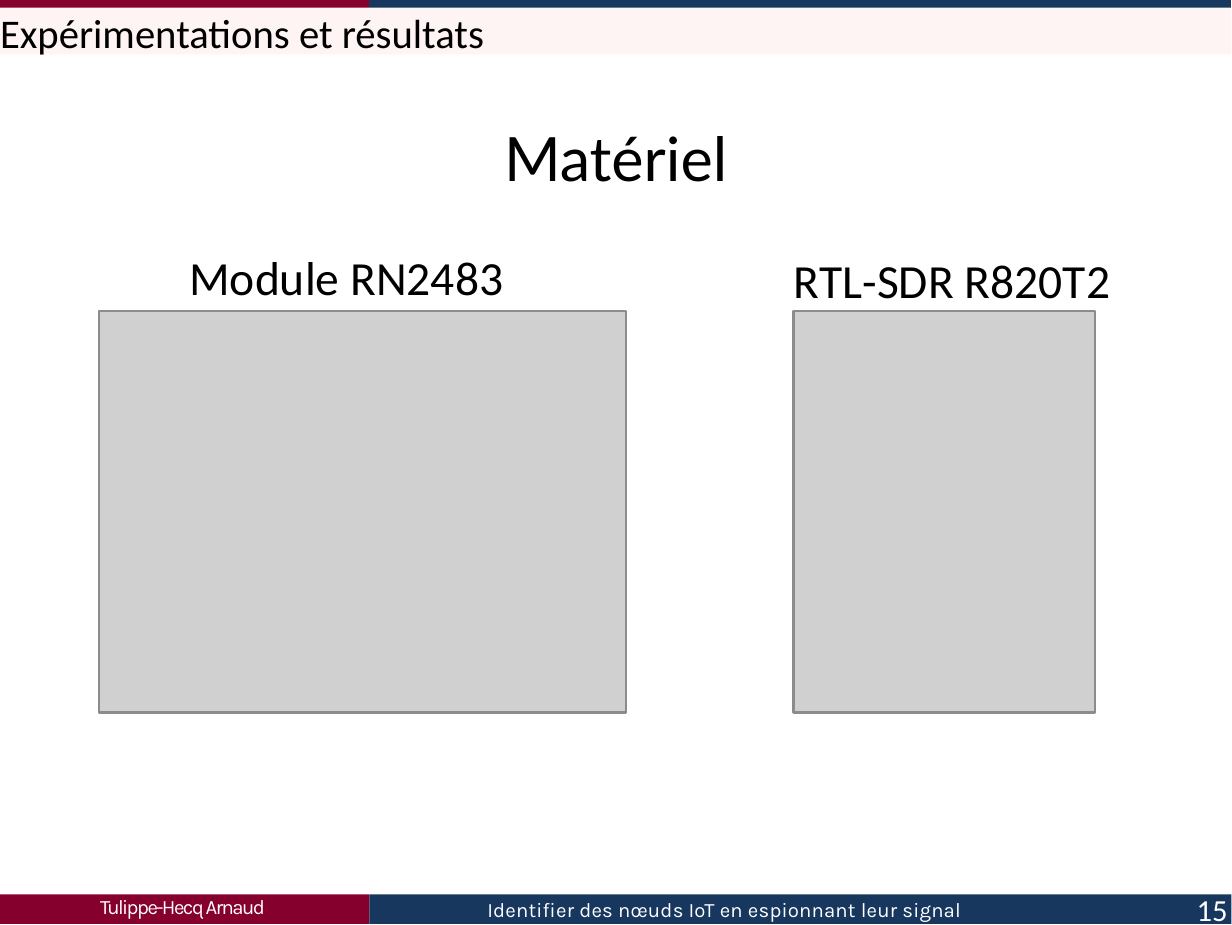
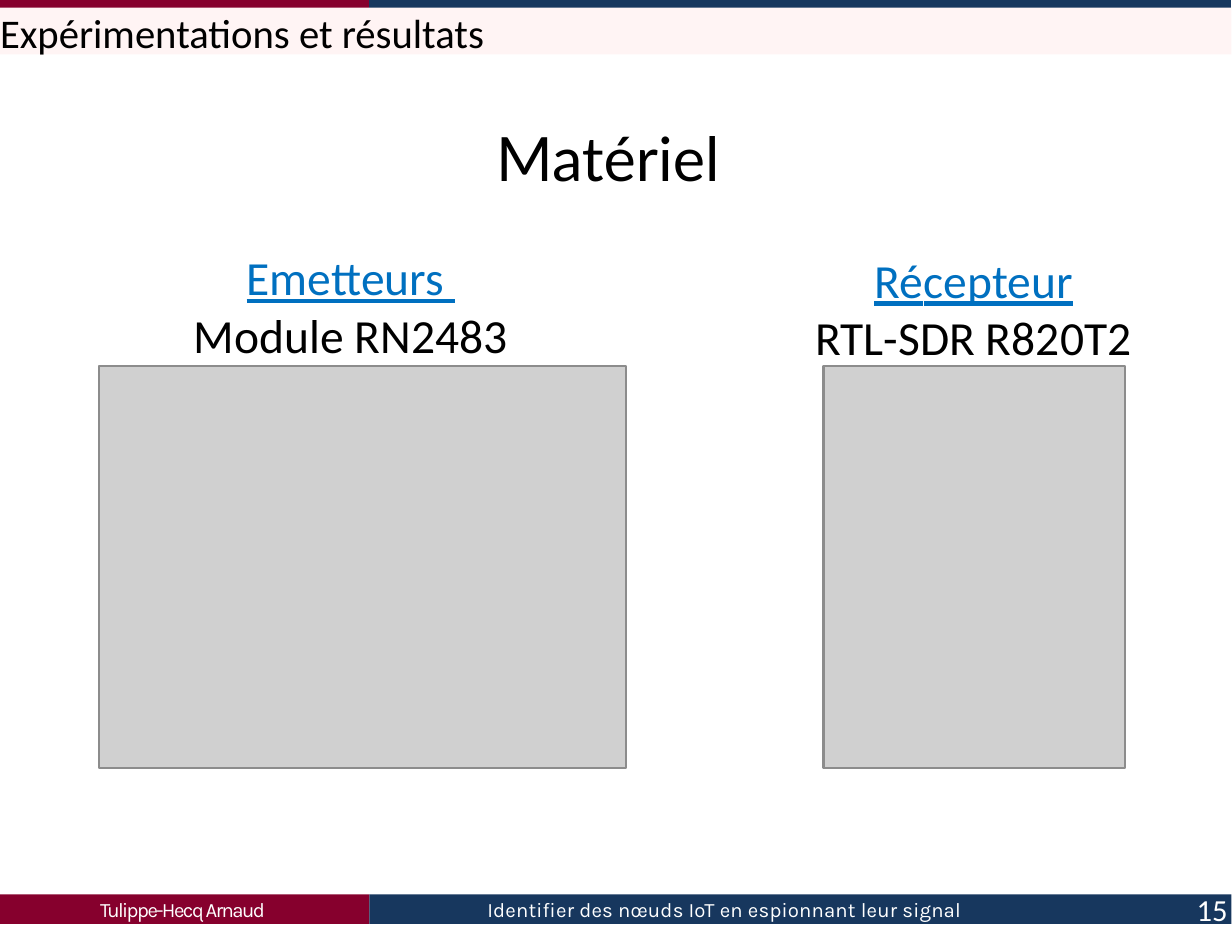
Before and after one commit to Arnaud458/TFE2023, a slide deck: slide 15 of présentation.pptx. Drawn at 1232x925 pixels with LibreOffice and Linux fonts; fonts in the diff are those of the drawing; grey boxes stand for pictures. Boxes give left, top, right and bottom in pixels: in the first picture for what was removed or moved away, otherwise in the second. Text is boxed around its words. In the diff, an @@ line names an element or a change of style, - is before the commit and + after.

```diff
--- a/présentation.pptx
+++ b/présentation.pptx
@@ title "Matériel": place and size @@
-title "Matériel" at (504,136,727,182)
+title "Matériel" at (496,136,719,182)
@@ text at (247,264,445,303): paragraph added @@
+Emetteurs
@@ text at (874,265,1073,306): paragraph added @@
+Récepteur
@@ text at (194,320,508,354): alignment left to centre @@
@@ text at (815,322,1131,367): alignment left to centre @@
@@ picture: place and size @@
-picture at (100,310,628,711)
+picture at (100,367,628,768)
@@ picture: place and size @@
-picture at (794,310,1095,711)
+picture at (824,367,1124,768)
```
Also in this commit, not shown: 11 other slides changed, 2 other files.
